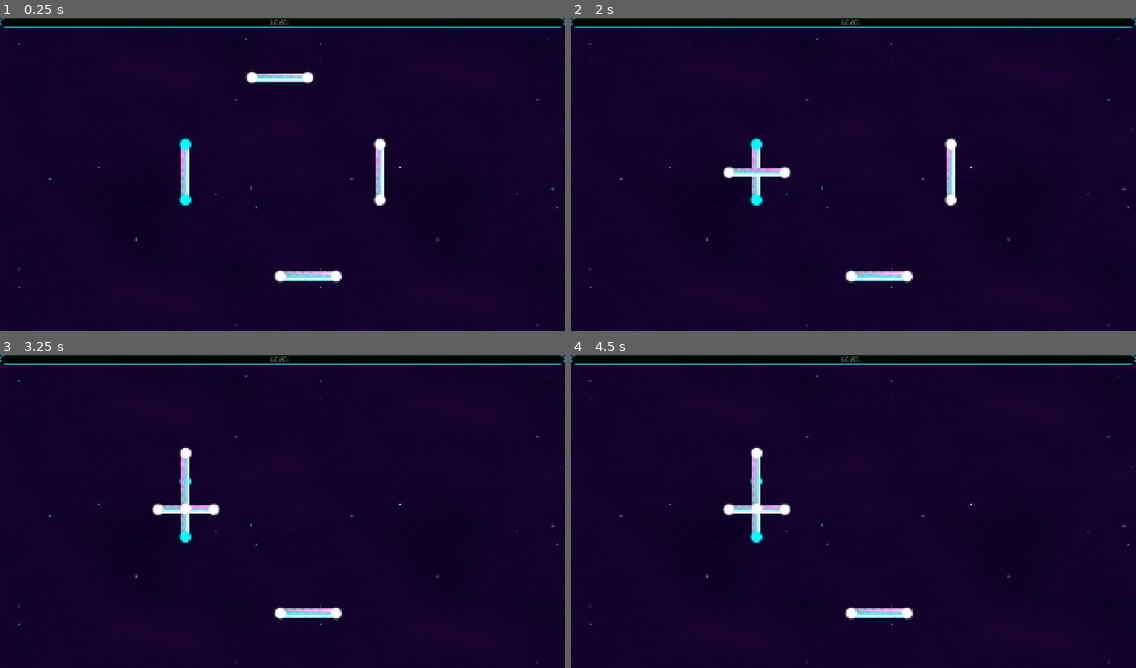
Above: before the commit, frames 1-4 (two rows, left to right).
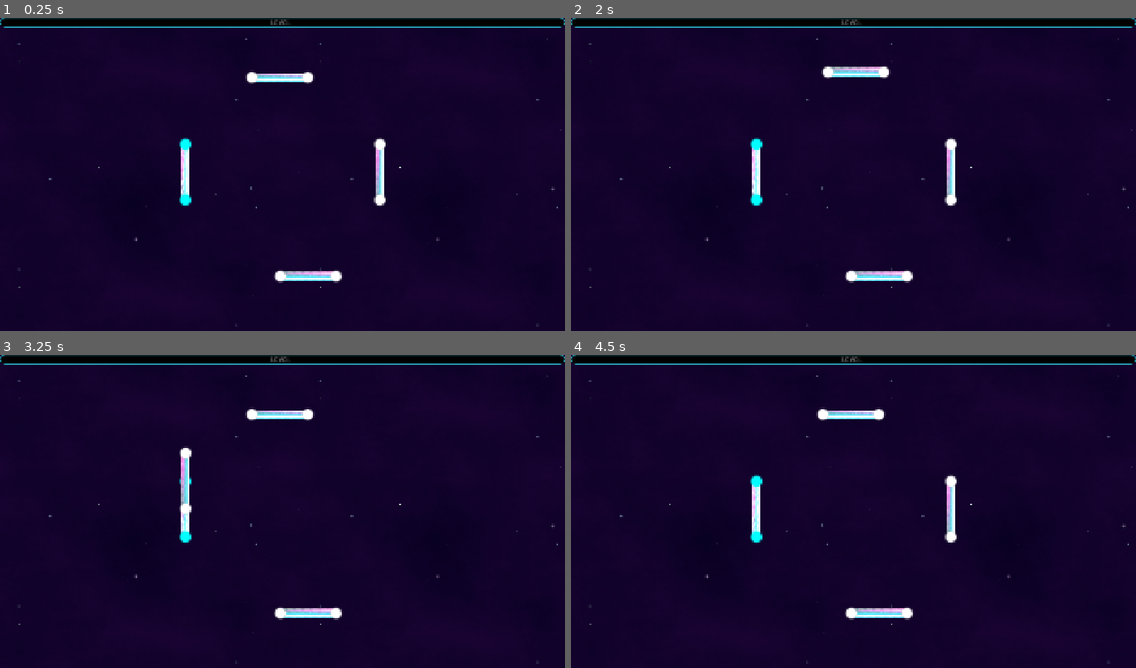
Above: after the commit, the same moments.

Repository: CarlesRa/Harmony-Waves
Game: Godot game, scene res://scenes/main_game.tscn
Same seed, same stepped clock (60 frames per second), same inputs: the game is played once before the commit and once after it. The project has no main scene, so this scene is started directly. Sound files missing from this copy of the repository are replaced by a short silence.
Inputs (mouse positions are in pixels of both pictures, inside the frame that each line leads up to):
- Up to frame 1 (0.25 s): no input
- Up to frame 2 (2 s): drag from (757, 171) to (853, 77) at 0.52 s; drag from (853, 77) to (757, 171) at 1.27 s
- Up to frame 3 (3.25 s): move the mouse to (310, 614) at 2.02 s; click (310, 614) at 2.17 s; tap Enter at 2.75 s; drag from (378, 508) to (186, 480) at 2.77 s
- Up to frame 4 (4.5 s): move the mouse to (1023, 561) at 3.52 s; click (1023, 561) at 3.67 s; tap Space at 4.25 s; drag from (684, 464) to (757, 508) at 4.27 s

The runs differ from the first frame. In frame 1, 0.2% of the frame differs, in the area x 32-34%, y 41-57%; in frame 2, 0.9%; in frame 3, 0.7%; in frame 4, 1.4%, in the area x 27-69%, y 17-61%.

Commit message:
drag fx ok

Diff:
--- /dev/null
+++ b/assets/shaders/waves.gdshader
@@ -0,0 +1,44 @@
+shader_type canvas_item;
+
+uniform float wave_speed : hint_range(0.0, 10.0) = 3.0;
+uniform float wave_frequency : hint_range(1.0, 50.0) = 15.0;
+uniform float wave_amplitude : hint_range(0.0, 1.0) = 0.2;
+uniform float glow_intensity : hint_range(0.0, 5.0) = 1.5;
+uniform float pulse_intensity : hint_range(0.0, 2.0) = 0.4;
+uniform float brightness_boost : hint_range(0.0, 2.0) = 0.3;
+uniform bool is_playing = false;
+
+void fragment() {
+	vec4 tex = texture(TEXTURE, UV);
+
+	if (is_playing) {
+		// Centrar UV
+		vec2 uv = UV - vec2(0.5);
+
+		// Distancia radial desde el centro
+		float dist = length(uv) * 2.0;
+
+		// Ondas circulares expandiéndose
+		float wave = sin(dist * wave_frequency - TIME * wave_speed) * wave_amplitude;
+		wave += sin(dist * wave_frequency * 1.5 - TIME * wave_speed * 1.3) * wave_amplitude * 0.5;
+
+		// Pulso desde el centro
+		float pulse = sin(TIME * wave_speed * 0.5) * pulse_intensity;
+		float center_glow = (1.0 - smoothstep(0.0, 0.5, dist)) * pulse;
+
+		// Intensidad de las ondas
+		float intensity = smoothstep(0.4, 0.0, abs(wave)) + center_glow;
+		intensity = clamp(intensity, 0.0, 1.0);
+
+		// Usar el color original de la textura y aumentar su brillo con las ondas
+		vec3 original_color = tex.rgb;
+		vec3 brightened_color = original_color * (1.0 + brightness_boost);
+
+		// Mezclar entre color original y color iluminado según la intensidad de la onda
+		vec3 final_color = mix(original_color, brightened_color, intensity * glow_intensity);
+
+		COLOR = vec4(final_color, tex.a);
+	} else {
+		COLOR = tex;
+	}
+}
--- /dev/null
+++ b/default_bus_layout.tres
@@ -0,0 +1,9 @@
+[gd_resource type="AudioBusLayout" format=3 uid="uid://k74mxj57utw5"]
+
+[resource]
+bus/1/name = &"SFX"
+bus/1/solo = false
+bus/1/mute = false
+bus/1/bypass_fx = false
+bus/1/volume_db = 0.0
+bus/1/send = &"Master"
--- a/scenes/shared/wave_piece_base.tscn
+++ b/scenes/shared/wave_piece_base.tscn
@@ -1,9 +1,12 @@
-[gd_scene load_steps=9 format=3 uid="uid://bpgkikg2nlrl0"]
+[gd_scene load_steps=12 format=3 uid="uid://bpgkikg2nlrl0"]
 
 [ext_resource type="Script" uid="uid://dffc7i63458mu" path="res://scripts/shared/wave_piece.gd" id="1_cxh0a"]
 [ext_resource type="Texture2D" uid="uid://hultiqasvs3r" path="res://assets/art/square_vertical.png" id="2_7v40j"]
+[ext_resource type="AudioStream" uid="uid://b3hb2l5add6fv" path="res://assets/SFX/snap_error.mp3" id="2_wttoj"]
+[ext_resource type="AudioStream" uid="uid://bry81rw5h687e" path="res://assets/SFX/snap_success.mp3" id="3_6wbc8"]
 [ext_resource type="Script" uid="uid://dmjr68cchwfcq" path="res://scripts/shared/piece_connector.gd" id="3_wttoj"]
 [ext_resource type="Shader" uid="uid://bqjm3wygrfa3d" path="res://assets/shaders/neon_glow.gdshader" id="4_6wbc8"]
+[ext_resource type="AudioStream" uid="uid://p1twe2penm1h" path="res://assets/SFX/drag.mp3" id="4_g6dxn"]
 [ext_resource type="Texture2D" uid="uid://c056xurgjp6cu" path="res://assets/art/glowCircle.png" id="5_g6dxn"]
 
 [sub_resource type="RectangleShape2D" id="RectangleShape2D_1fg0o"]
@@ -21,6 +24,9 @@
 [node name="WavePiece" type="Area2D"]
 collision_layer = 2
 script = ExtResource("1_cxh0a")
+error_sound = ExtResource("2_wttoj")
+success_sound = ExtResource("3_6wbc8")
+drag_sound = ExtResource("4_g6dxn")
 
 [node name="AudioStreamPlayer2D" type="AudioStreamPlayer2D" parent="."]
 
--- a/scripts/audio_manager.gd
+++ b/scripts/audio_manager.gd
@@ -1,40 +1,76 @@
 extends Node
 
 const AUDIO_LATENCY_COMPENSATION: float = 0.072
+
 var bpm: float = 120.0
 var beat_duration: float
 var loop_duration: float = 4.0  # Beats
 var current_time: float = 0.0
 var is_playing: bool = false
 
+var sfx_players: Array[AudioStreamPlayer] = []
+const MAX_SFX_PLAYERS: int = 4
+
 func _ready() -> void:
-	_calculate_beat_duration()
+    _calculate_beat_duration()
+    _setup_sfx()
 
 func _process(delta: float) -> void:
-	if is_playing:
-		current_time += delta
+    if is_playing:
+        current_time += delta
+
+func _setup_sfx() -> void:
+    for i in range(MAX_SFX_PLAYERS):
+        var player = AudioStreamPlayer.new()
+        add_child(player)
+        player.bus = "Master"
+        sfx_players.append(player)
 
 func setup_level(level_bpm: float, level_loop_duration: float) -> void:
-	bpm = level_bpm
-	loop_duration = level_loop_duration
-	_calculate_beat_duration()
+    bpm = level_bpm
+    loop_duration = level_loop_duration
+    _calculate_beat_duration()
 
 func _calculate_beat_duration() -> void:
-	beat_duration = 60.0 / bpm
+    beat_duration = 60.0 / bpm
 
 func get_loop_position() -> float:
-	var total_loop_time = loop_duration * beat_duration
-	return fmod(current_time, total_loop_time)
+    var total_loop_time = loop_duration * beat_duration
+    return fmod(current_time, total_loop_time)
 
 func get_time_to_next_loop() -> float:
-	var loop_time = loop_duration * beat_duration
-	var current_pos = get_loop_position()
-	return loop_time - current_pos
+    var loop_time = loop_duration * beat_duration
+    var current_pos = get_loop_position()
+    return loop_time - current_pos
 
 func start_music() -> void:
-	is_playing = true
-	current_time = 0.0
+    is_playing = true
+    current_time = 0.0
 
 func reset() -> void:
-	is_playing = false
-	current_time = 0.0
+    is_playing = false
+    current_time = 0.0
+
+func play_sfx(sound: AudioStream) -> void:
+    if not sound:
+        return
+
+    for player in sfx_players:
+        if not player.playing:
+            player.stream = sound
+            player.play()
+            return
+
+    sfx_players[0].stream = sound
+    sfx_players[0].play()
+
+func stop_sfx(sound: AudioStream) -> void:
+    if not sound:
+        return
+    for player in sfx_players:
+        if player.playing and player.stream == sound:
+            player.stop()
+
+func stop_all_sfx() -> void:
+    for player in sfx_players:
+        player.stop()
--- a/scripts/main_game.gd
+++ b/scripts/main_game.gd
@@ -17,7 +17,6 @@
 	var level = level_container.get_child(0)
 	var pieces = []
 
-	# Recopilar todas las piezas
 	for child in level.get_children():
 		if child is WavePiece:
 			pieces.append(child)
@@ -25,7 +24,6 @@
 	if pieces.is_empty():
 		return
 
-	# Calcular bounds (límites) de todas las piezas
 	var min_pos = pieces[0].global_position
 	var max_pos = pieces[0].global_position
 
@@ -35,13 +33,11 @@
 		max_pos.x = max(max_pos.x, piece.global_position.x)
 		max_pos.y = max(max_pos.y, piece.global_position.y)
 
-	# Centrar cámara
 	var center = (min_pos + max_pos) / 2
 	camera.position = center
 
-	# Ajustar zoom para que quepan todas las piezas
 	var viewport_size = get_viewport_rect().size
 	var level_size = max_pos - min_pos
-	var zoom_x = viewport_size.x / (level_size.x + 200)  # +200 de margen
+	var zoom_x = viewport_size.x / (level_size.x + 200)
 	var zoom_y = viewport_size.y / (level_size.y + 200)
 	camera.zoom = Vector2.ONE * min(zoom_x, zoom_y)
--- a/scripts/shared/wave_piece.gd
+++ b/scripts/shared/wave_piece.gd
@@ -4,6 +4,9 @@
 @export var is_piece_connected: bool = false
 @export var music_stream: AudioStream = null
 @export var original_position: Vector2 = Vector2.ZERO
+@export var error_sound: AudioStream
+@export var success_sound: AudioStream
+@export var drag_sound: AudioStream
 
 @export_group("Connector 1")
 @export var C1_connector_id: int = 1
@@ -18,6 +21,7 @@
 @onready var connector_2: PieceConnector = $%PieceConnector2
 @onready var connector_2_point: Node2D = $PieceConnector2/Connector
 @onready var audio_player: AudioStreamPlayer = AudioStreamPlayer.new()
+@onready var piece_sprite: Sprite2D = $Piece
 
 const SNAP_DISTANCE: float = 300.0
 
@@ -29,6 +33,7 @@
 func _ready() -> void:
 	_set_connectors()
 	_setup_audio()
+	_setup_shader()
 	if is_piece_connected:
 		start_audio_synced()
 
@@ -54,6 +59,18 @@
 		audio_player.bus = "Master"
 		audio_player.finished.connect(_on_audio_finished)
 
+func _setup_shader() -> void:
+	if not piece_sprite:
+		print("⚠️ No se encontró piece_sprite")
+		return
+	if not piece_sprite.material:
+		var shader_material = ShaderMaterial.new()
+		var shader = load("res://assets/shaders/waves.gdshader")
+		shader_material.shader = shader
+		piece_sprite.material = shader_material
+
+	piece_sprite.material.set_shader_parameter("is_playing", is_piece_connected)
+
 func _on_audio_finished() -> void:
 	if is_piece_connected and music_stream:
 		audio_player.play()
@@ -65,7 +82,9 @@
 	if not AudioManager.is_playing:
 		AudioManager.start_music()
 		audio_player.play()
-		return
+		if piece_sprite and piece_sprite.material:
+			piece_sprite.material.set_shader_parameter("is_playing", true)
+			return
 
 	var current_loop_position = AudioManager.get_loop_position()
 	var adjusted_position = current_loop_position + AudioManager.AUDIO_LATENCY_COMPENSATION
@@ -76,6 +95,9 @@
 	audio_player.stream_paused = false
 	audio_player.play()
 	audio_player.seek(adjusted_position)
+
+	if piece_sprite and piece_sprite.material:
+		piece_sprite.material.set_shader_parameter("is_playing", true)
 
 func stop_audio() -> void:
 	audio_player.stop()
@@ -92,17 +114,23 @@
 	original_position = global_position
 	drag_offset = get_global_mouse_position() - global_position
 	z_index = 1
+	if drag_sound:
+		AudioManager.play_sfx(drag_sound)
 	is_dragging = true
 
 func _end_drag() -> void:
 	if not is_dragging: return
 	z_index = 0
-	_try_snap_on_release()
+	var connected: bool = _try_snap_on_release()
+	if not connected:
+		_return_to_original_position()
+	if drag_sound:
+		AudioManager.stop_sfx(drag_sound)
 	is_dragging = false
 
-func _try_snap_on_release() -> void:
+func _try_snap_on_release() -> bool:
 	if colliding_targets.is_empty():
-		return
+		return false
 
 	var valid_connections = []
 
@@ -114,7 +142,7 @@
 			valid_connections.append(info)
 
 	if valid_connections.is_empty():
-		return
+		return false
 
 	var first_connection = valid_connections[0]
 	var target_pos = first_connection["target_pos"]
@@ -132,8 +160,23 @@
 	is_piece_connected = true
 	connector_1.is_active = true
 	connector_2.is_active = true
+
+	if success_sound:
+		AudioManager.play_sfx(success_sound)
+
 	start_audio_synced()
 	colliding_targets.clear()
+
+	return true
+
+func _return_to_original_position() -> void:
+	if error_sound:
+		AudioManager.play_sfx(error_sound)
+
+	var tween = create_tween()
+	tween.set_ease(Tween.EASE_OUT)
+	tween.set_trans(Tween.TRANS_BACK)
+	tween.tween_property(self, "global_position", original_position, 0.3)
 
 # Connector 1
 func _on_piece_connector_1_area_entered(area: Area2D) -> void:
Not shown, added: assets/shaders/waves.gdshader.uid
Not shown, added: assets/SFX/drag.mp3
Not shown, added: assets/SFX/snap_error.mp3
Not shown, added: assets/SFX/snap_success.mp3
